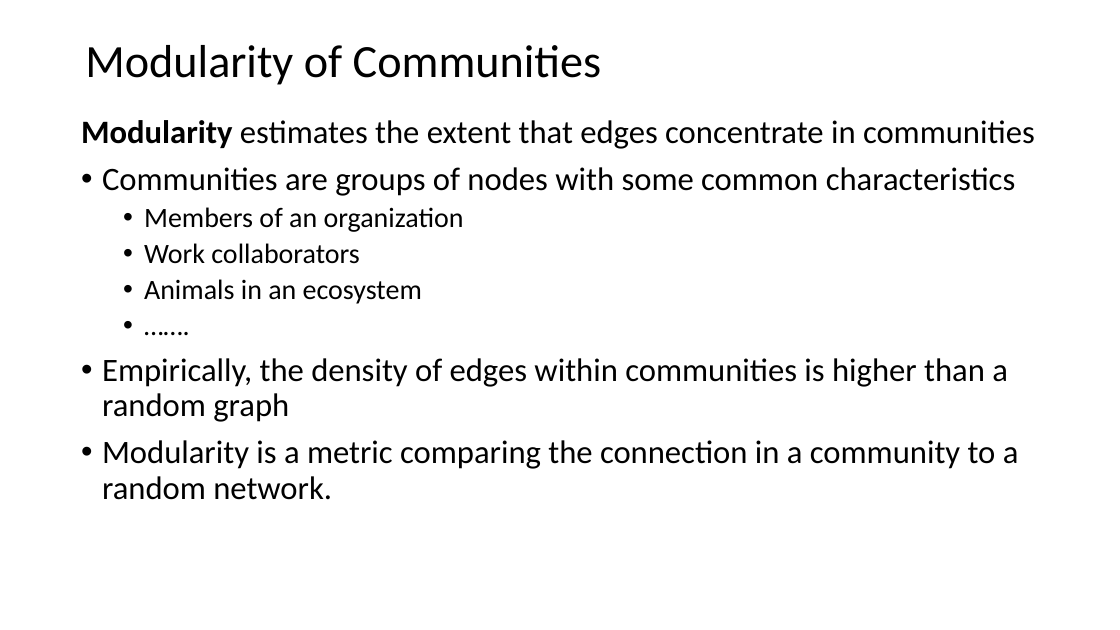
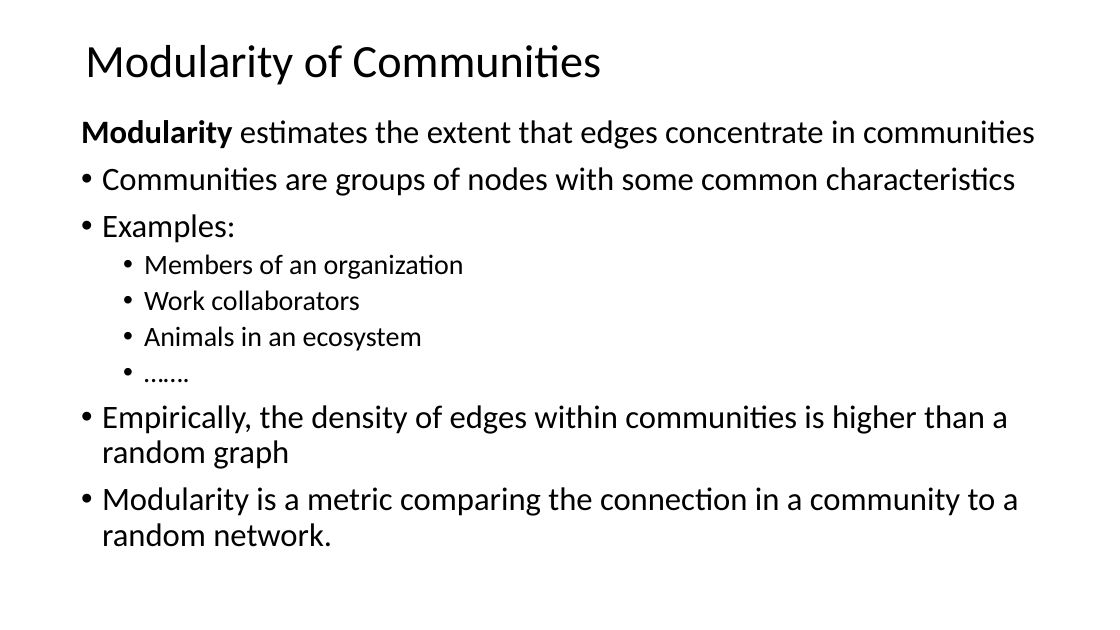
Before and after one commit to StephenElston/CSCI-E-108, a slide deck: slide 29 of slides/9_SocialNetworkAnalysis.pptx (slide 28 before the commit). Drawn at 1120x630 pixels with LibreOffice and Linux fonts; fonts in the diff are those of the drawing. Boxes give left, top, right and bottom in pixels: in the first picture for what was removed or moved away, otherwise in the second. Text is boxed around its words. In the diff, an @@ line names an element or a change of style, - is before the commit and + after.

```diff
--- a/slides/9_SocialNetworkAnalysis.pptx
+++ b/slides/9_SocialNetworkAnalysis.pptx
@@ text at [102,214,235,243]: paragraph added @@
+• Examples:
```
Also in this commit, not shown: 9 other slides changed, 2 slides added.
